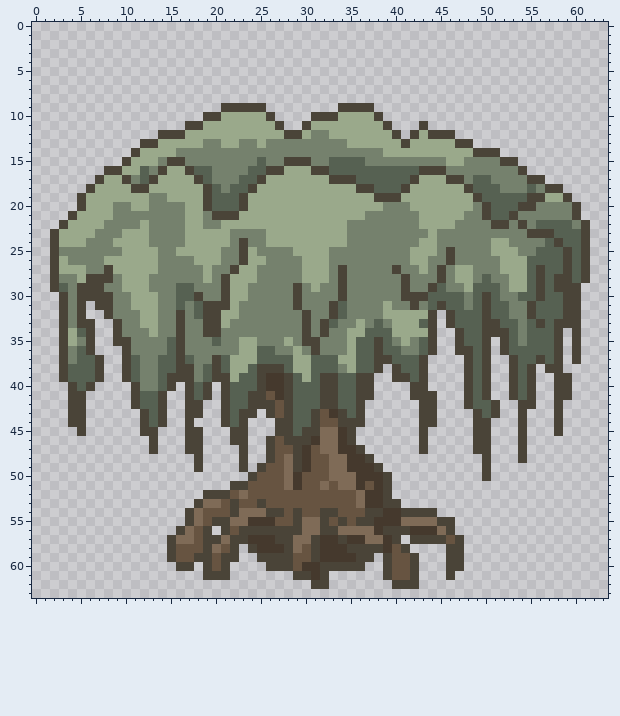
Edited in one commit: pixel-art sprite (pokeslend.gmx/sprites/images/sprite44_0.png). That is the earlier state.
The file is 64x64 pixels. Colours within 5 levels of each other are drawn and written as one.
The result:
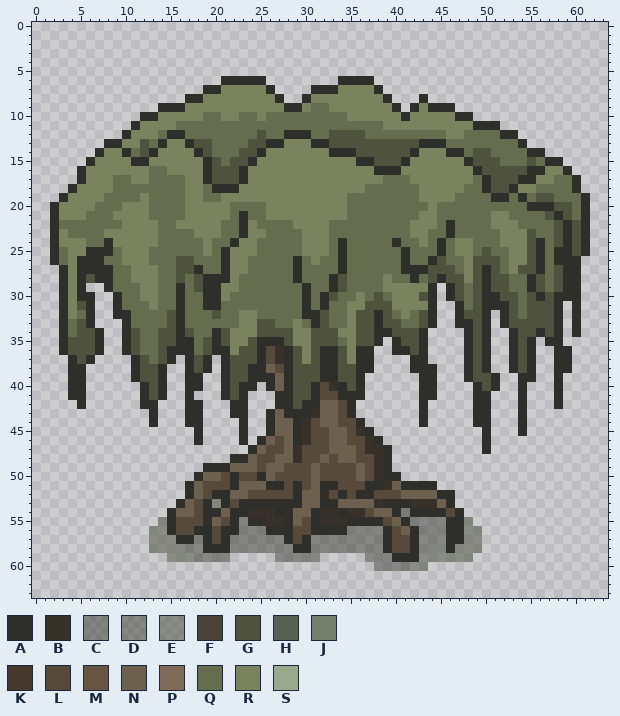
Palette (. is transparent): A #2e2f2a  B #373129  C #393b3180  D #3f413680  E #474c3680  F #4a4438  G #4f533e  H #566152  J #75816d  K #45392d  L #574a3a  M #675441  N #6d604e  P #7f6b57  Q #666d4e  R #7a825e  S #9aa98b
The edit:
Changed rows in their new state; - is an unchanged pixel.
first column x 2:
 6 -------------------AAAAA--------AAAA------------------------
 7 -----------------AARRRRRA----AAARRRRA-----------------------
 8 ---------------AARRRRRRRRA--ARRRRRRRRA---A------------------
 9 ------------AAARRRRRRRRRRRAARQQRRRRRRRA-ARAAA---------------
10 ----------AARRRRRQQRRQQRQQQQQQQQQRRRRRRARRRRRAA-------------
11 ---------ARRRRQQQQQQQQQQQQQQQQQQQQQQQRRRRRRRRRRAAA----------
12 --------ARRRQAAQQQQQQQQGQQAAAQQGGGGQQQQQQQQQRRQQQQAA--------
13 ------AARRGQARRAGGQQQQGGAARRRAAGGGGGGGGGGAAAQQQQQQQQA-------
14 -----ARRAQGARRRRAGQQQGGARRRRRRRAAAGGGGGGARRRAAQGGQQQQAA-----
15 ----ARRRRAARRRRRRAGQGGARRRRRRRRRRRAAGGGARRRRRRAGGGQQQGQAA---
16 ---ARRRRRRRQQRRRRAGGGARRRRRRRRRRRRRRAAARRRRRRRRAGGGGGAARRA--
17 ---ARRRQQRRQQQQRRAGGGARRRRRRRRRRRRRRRQQQRRRRRRRQAGGGAARRQQA-
18 --ARRRRQQQQQQQQRRQAAARRRRRRRRRRRRRRQQQQQQRRRRRQQAGGARRQQQQA-
19 -ARRRRQQQQRQQQQRRQQRRRRRRRRRRRRRRQQQQQQQQRRRRQQQQAAQAQGGQQQA
20 ARRRRQQQRRRQQQQRRRRRQQQQRRRRRRRRRQQQQQQQQQRQQQQQQQQQQAAAGGQA
21 ARRRQQQRRRRQQQQRRRRRQAQQRRRRRRRRRQQQQQQQQRRQQQQQQRRQQQQGAGQA
22 AQQQQQQQRRRRQQRRRRRQQARQQQQRRRRQQQQQQQQQRRRQAQQQQRRRQQQQGAGA
23 ARQQQQRRRRRRQQQQRRRQQARRQQQQRRRQQQQQQQQQRRQQAQQQQQRRRGQQGAGA
24 ARRRQQARRRRRQQQQQRQQARRQQQQQRRRQAQQQQQAQQRQAQRRQQQRRRGAQGAGA
25 AQRRAAAQRRRQQQQQQRQARRRQQQQQRRRQAQQQQQQAQQQAQRRQGQQRRGAQAAGA
26 AQRAAAQQRRRQQQGGQQQARRQQQQQAQRQQAQQQQQQAQQAGQQRGGGQRRGAQAAA.
27 .ARAAAAQQRRRQQGGAQQARRQQQQQAQQQQAQQQQQQAAAGGGQRGAGQRGGAQGAA.
28 .ARAGAAQQRRRQQGQGAAARQQQQQQAQQQAGQQQQRQQAQGAGGRGAGGQQAGQGAA.
29 .ARA..AQQQRRQQAQGAARRQQQQQQQAQQAGQQQQRRRRRA.AGQGAGGQQAGQGAA-
30 -ARAA..AQQRRQQAQQAARQQQQQQQQAQAGQQRQGQRRRGA.AGQGAAGGQGAGAAA-
31 -ARGA..AQQQRQQAQQAAQQQQQQQQQAQAQQRRGGGRRRRA..AQGAAAGQGGGA.A-
32 -ARQA-.AAQQQQGAQQQGQQRRQQQQQAAGQQRGGAGQRQGA-.AGGA.AGQGGGA.A-
33 -AQGA--.AQQQQGAQQQQQQRRGGQQRQAGQQRGGAGGQQGA-.AAGA.AGGGGGA.A-
34 -AQGGA-.AGQQGGAGQQAGRRRGGGGRRGGGRRGGAAGGGA.--.AGA..AGGAGA-A-
35 -AGGGA-.AGQQGGAAQGAGRRGAAAGRRGGGQRGGA.AGGA.--.AGA-.AGA.AA-.-
36 -AGGGA--AGQQGAAAQGAARGGALBAGRGAAGRAA..AAGA.--.AGA-.AGA..AA.-
37 -.AGA.--.AGQGA.AGA.AGGGALBAGRGAAGRAA....AA----AGA--AGA..AA.-
38 -.AA..--.AGGA..AGA.AGGAANLAGGGAAGGAA.-..AAA---AGA--AGA-.AA--
39 -.AA..--.AGGA..AA..AGGAAANAGGGAAGGA.--...AA---AGGA-.AA--A.--
40 --AA.----.AGA.-AA.-AGAA.ANAGGALBAGA.----.AA---.AGA-.A.--A.--
41 --AA-----.AGA--A..-AGA...AAGGALLAAA.----.AA---.AA--.A.--A.--
42 --.A-----.AA.--AA--.AA...AAGAANNLA.------A.---.AA.--A.--A---
43 --..------.A.--AA--.AA.-ANAAABNNLA.------A.----AA.--A---.---
44 --..------.A.--AA--..A--ANNABLNNLLA------A.----AA---A---.---
45 ---.------..---.A---.A--ANNABLLNNLBA-----.-----.A---A---.---
46 -----------.---.A---.A-ANLNABLLNNLLBA----.-----.A---.-------
47 -----------.---..----.ANLLNBLLLNNNLBBA---.-----.A---.-------
48 ----------------.---AANLLNNBLLNLNNLLBA----------.---.-------
49 ----------------.AAANNNLNNLLLNLLLLNLBA----------.-----------
50 ----------------ANNLALLANLLLLNLLLLNLBAA---------.-----------
51 ---------------ANLLLANNNAALALNAALLLAABNAAAA-----------------
52 ---------------ANLAANNLLLLLANNALALAALLLNNNNAA---------------
53 --------------ANLAEALAAAAAAANNAANNNNBAAABBBNA---------------
54 -------------ANNLAANAABBBAANNABBABBLNNACAAAALA--------------
55 ------------EALLLANLACAABBANLABBBAAAALNACDDCAAE-------------
56 -----------EEALLAALAACCCAAALLAAAACCDCALNACCDAAEE------------
57 -----------EEEAACALACCCCCCALACCCCCDDCALLADDDAAEE------------
58 -----------EEEDCDAAACDDDDCCAACCDCCDCCALLADCEAEEE------------
59 -------------EEECDDC.--..DDDDD.....DDCAAAEEEEEE-------------
60 --------------..-...----...........-DDDCEE--..--------------
61 -----------------...-------....------....---.---------------
62 -----------------------------..-------...-------------------
